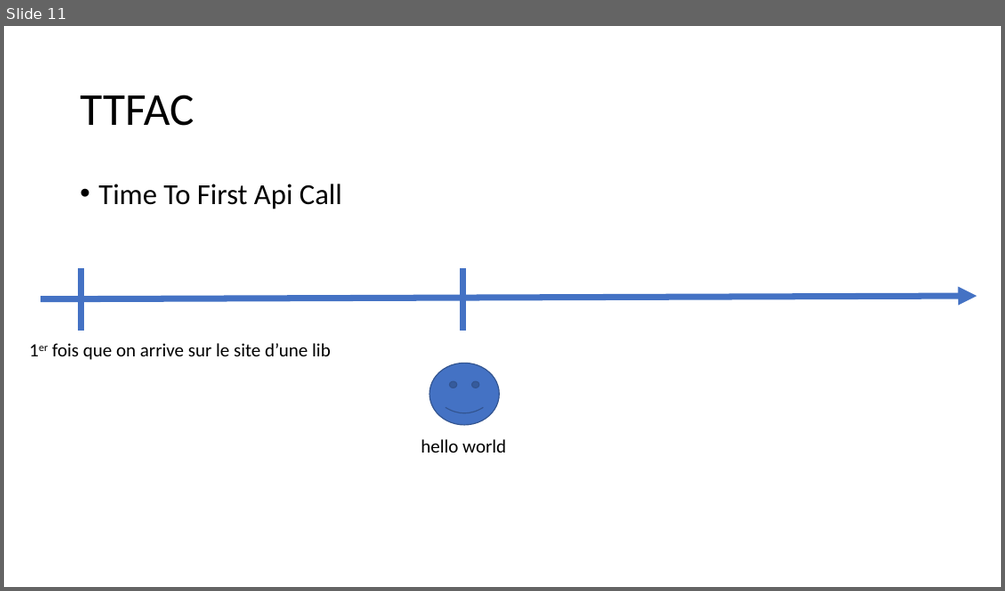
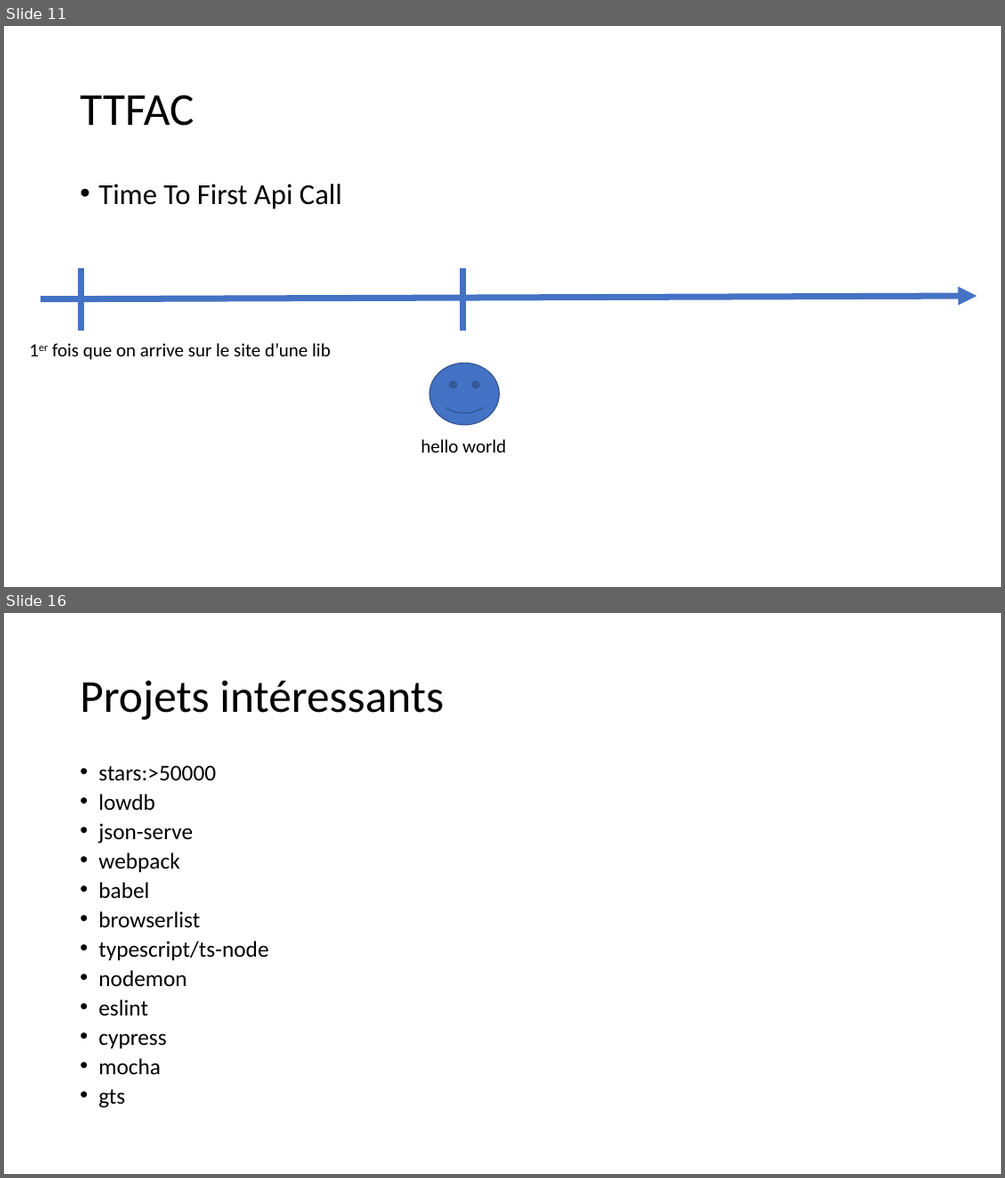
Before and after one commit to jlg-formation/njs-oct-2021, a slide deck: Notes.pptx. Shown one above the other, each under a label of ours: slide 11 before the commit, slides 11 and 16 after it; the slides between them are not shown. The pictures are 1005x591 and 1005x1178 pixels, drawn with LibreOffice and Linux fonts; fonts in the diff are those of the drawing. Boxes give left, top, right and bottom in pixels: in the first picture for what was removed or moved away, otherwise in the second. Text is boxed around its words. In the diff, an @@ line names an element or a change of style, - is before the commit and + after.

```diff
--- a/Notes.pptx
+++ b/Notes.pptx
@@ slide 16 added at [4, 613, 1001, 1174], background #FFFFFF @@
@@ title added at [80, 680, 444, 720], 44 pt, text #000000 @@
+Projets intéressants
@@ text added at [98, 765, 268, 1108], 21.7 pt, text #000000 @@
+• stars:>50000
+• lowdb
+• json-serve
+• webpack
+• babel
+• browserlist
+• typescript/ts-node
+• nodemon
+• eslint
+• cypress
+• mocha
+• gts
```
Also in this commit, not shown: 2 slides changed, 7 other slides added.
